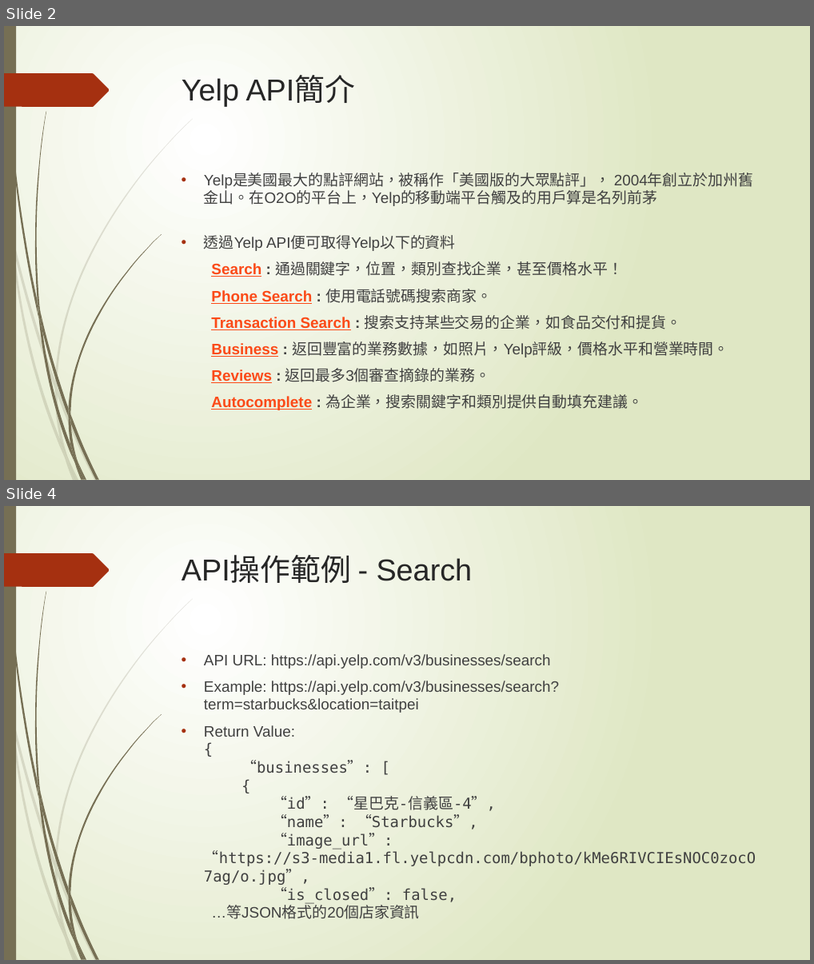
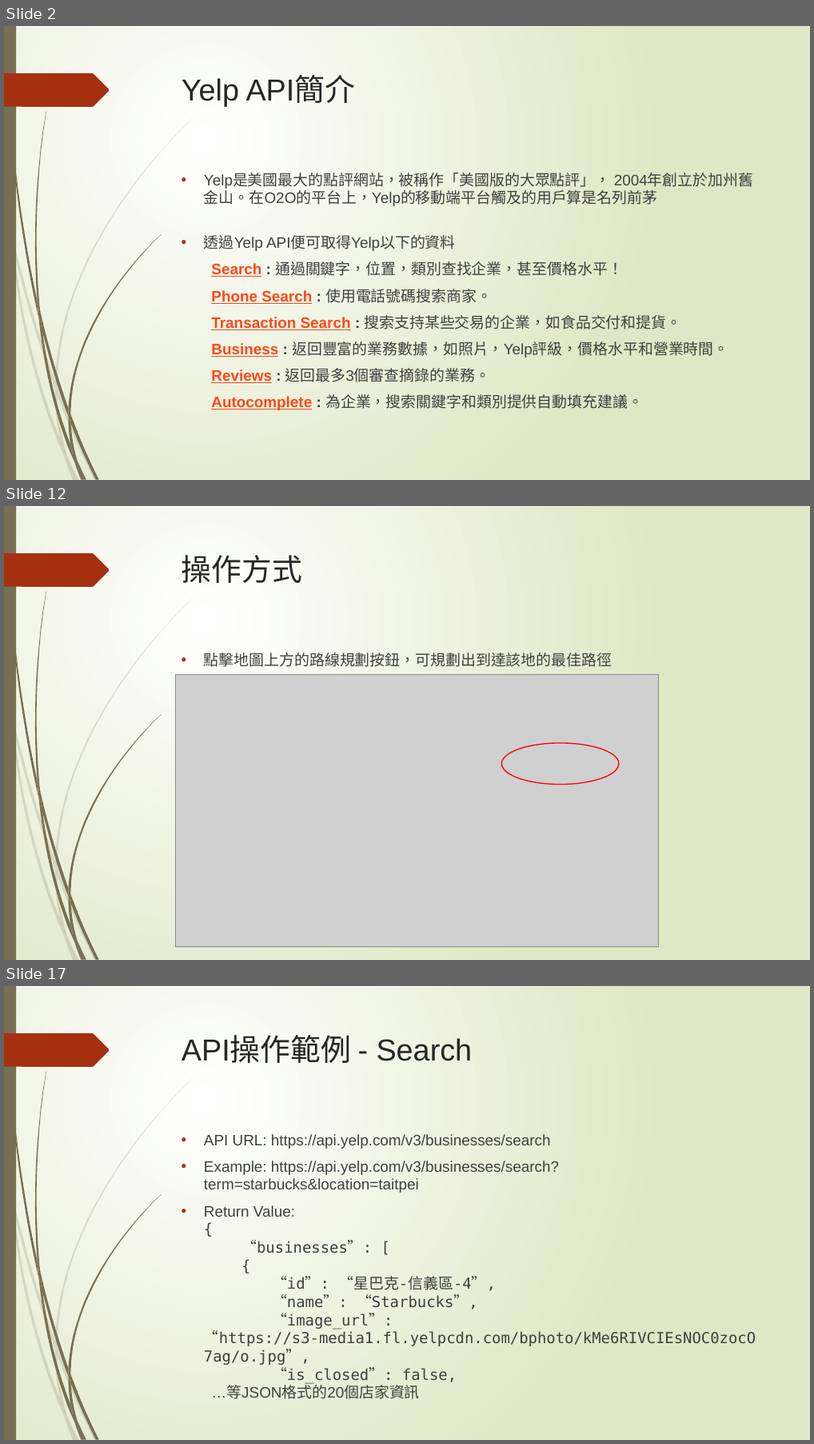
Before and after one commit to penut85420/WBSE_Project, a slide deck: 其他/YelpBlaBla.pptx. Shown one above the other, each under a label of ours: slides 2 and 4 before the commit, slides 2, 12 and 17 after it; the slides between them are not shown. The pictures are 814x964 and 814x1444 pixels, drawn with LibreOffice and Linux fonts; fonts in the diff are those of the drawing; grey boxes stand for pictures. Boxes give left, top, right and bottom in pixels: in the first picture for what was removed or moved away, otherwise in the second. Text is boxed around its words. In the diff, an @@ line names an element or a change of style, - is before the commit and + after.

```diff
--- a/其他/YelpBlaBla.pptx
+++ b/其他/YelpBlaBla.pptx
@@ slide 12 added at (4,506,810,960), background gradient #FFFFFF to #DFE8C4; not listed: 24 template elements that a slide beside it also shows @@
@@ title added at (182,555,302,583), 36 pt, text #262626 @@
+操作方式
@@ text added at (204,652,612,667), 18 pt, text #404040 @@
+• 點擊地圖上方的路線規劃按鈕，可規劃出到達該地的最佳路徑
@@ picture added at (175,674,658,946) @@
@@ ellipse added at (502,743,619,784), outline #FF0000 1.25 pt @@
@@ what was slide 4 is now slide 17 @@
```
Also in this commit, not shown: 6 slides changed, 13 other slides added, 1 other file.
